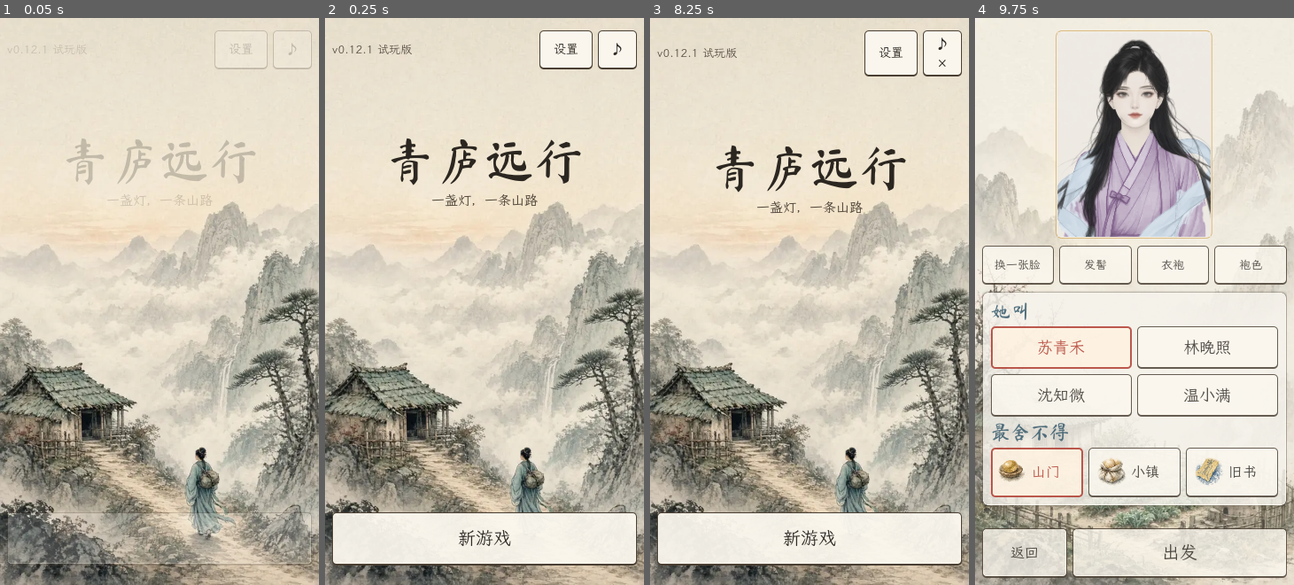
Above: before the commit, frames 1-4 (left to right).
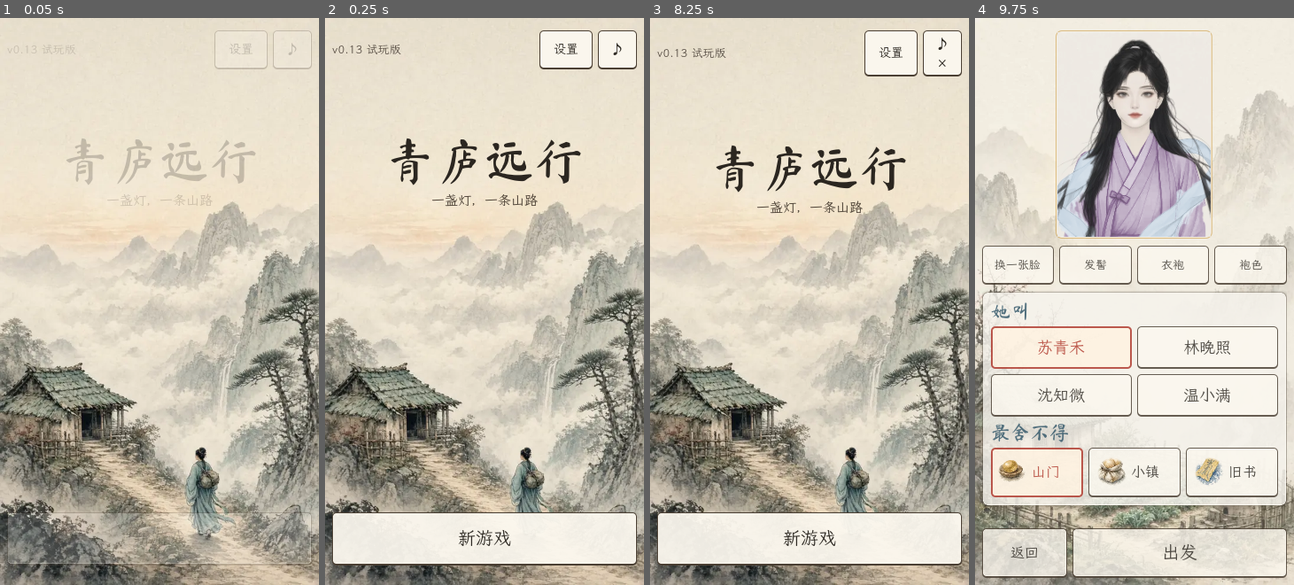
Above: after the commit, the same moments.

Repository: loo0p/qinglu-yuanxing
Game: Godot game, scene res://scenes/Main.tscn
Two runs of this game, one before a commit and one after it. Both use one fixed random seed, a clock stepped at 60 frames per second and the inputs below.
Inputs:
- Up to frame 1 (0.05 s): no input
- Up to frame 2 (0.25 s): no input
- Up to frame 3 (8.25 s): click "设置" at 0.5 s; click "慢" at 1.25 s; click "● 慢" at 2 s; click "中" at 2.75 s; click "● 中" at 3.5 s; click "快" at 4.25 s; click "● 快" at 5 s; click "立即" at 5.75 s; click "● 立即" at 6.5 s; click "回去" at 7.25 s; click "♪" at 8 s
- Up to frame 4 (9.75 s): click "♪×" at 8.75 s; click "新游戏" at 9.5 s

The runs differ from the first frame. In frame 1, less than 0.1% of the frame differs, in the area x 10-28%, y 4-7%; in frame 2, 0.1%; in frame 3, 0.1%, in the area x 9-28%, y 5-8%; in frame 4, less than 0.1%.

Commit message:
v0.13：江湖新人补位（每五年/少于25人每半年）；tests/century_test.gd（她的百年、江湖百年、v2→v3 迁移）；ui_smoke/world_test 跟上月尺度与真实耗时；字库重做（去姑母字）；README/AGENTS/CREDITS 去姑母；版本号 v0.13；调试场景 pack/chron/seclude；设计文档并入 Gemini 评审决定

Diff:
--- a/scripts/main.gd
+++ b/scripts/main.gd
@@ -7,7 +7,7 @@
 const TV = preload("res://scripts/travel.gd")
 const World = preload("res://scripts/world.gd")
 const Store = preload("res://scripts/save_store.gd")
-const VERSION = "v0.12.1 试玩版"
+const VERSION = "v0.13 试玩版"
 const PBox = preload("res://scripts/portrait_box.gd")
 const PLib = preload("res://addons/portrait5/portrait5_lib.gd")
 
@@ -3415,6 +3415,31 @@
 			sheet = ""
 			tab = "home"
 			g.notices.clear()
+			refresh()
+		"pack", "chron", "seclude":
+			# 调试（v0.13）：行囊页 / 她的生平（按年）/ 筑基后闭关二十年出关
+			g.new_game("苏青禾", "sect", 5, true)
+			g.s["portrait"] = _hero_roll("p5")
+			g.s["trips_done"] = 1
+			g.s["extra"] = "field"
+			screen = "game"
+			modal = {}
+			sheet = ""
+			for i in 40:
+				g.tick("biguan")
+				g.world.auto_choose()
+				g.world.close()
+			if cmd == "seclude":
+				g._raise_to(9)
+				g.s["ration"] = 30
+				_seclude("years", 20)
+				tab = "home"
+			elif cmd == "pack":
+				tab = "pack"
+			else:
+				tab = "life"
+			g.notices.clear()
+			_save()
 			refresh()
 		"story", "jianghu", "person", "create_rnd", "life", "guide", "guide_depart":
 			if cmd == "create_rnd":
--- a/scripts/world.gd
+++ b/scripts/world.gd
@@ -712,6 +712,7 @@
 const NPC_CAP := 36
 const BIRTH_P := 0.0025     # 道侣每月生子
 const PUPIL_P := 0.0015     # 筑基以上每月收徒
+const POP_FLOOR := 25       # 在世的人少于这个数，每半年补人
 const HEAD_SECTS := ["青云宗", "玄霜谷", "落霞宫", "万剑门", "药王谷", "血煞门", "阴骨教"]
 
 func _generations() -> void:
@@ -841,6 +842,17 @@
 						keep_rel[k3] = r3
 			c["rel"] = keep_rel
 			gen["n_pruned"] = int(gen["n_pruned"]) + 1
+	# ⑥ 新人补位（v0.13）：每满五年，或在世的人少于 POP_FLOOR，就有一两个新人入江湖（拜宗门或做散修），
+	#    免得百年之后江湖只剩她一个——生子、收徒太慢，补不上寿尽和横死
+	var alive_n := npcs().size()
+	if alive_n < NPC_CAP and ((now > 0 and now % 60 == 0) or (alive_n < POP_FLOOR and now % 6 == 0)):
+		var nn := 1 + (1 if alive_n < POP_FLOOR else 0)
+		for _i in nn:
+			var sect2: String = _ch(HEAD_SECTS + ["散修", "散修"])
+			var nc := _new_char("", sect2, rng.randi_range(0, 3))
+			nc["age"] = float(rng.randi_range(16, 24))
+			chron(nc, "%s，%s。" % [cal_text(now), ("拜入%s" % sect2) if sect2 != "散修" else "初入江湖，做了散修"])
+			gen["n_new"] = int(gen.get("n_new", 0)) + 1
 
 func _surn_len(nm: String) -> int:
 	for sn in SURN:
--- /dev/null
+++ b/tests/century_test.gd
@@ -0,0 +1,169 @@
+extends SceneTree
+## v0.13 百年测试：回合=月以后，一局能不能真的走过几十上百年
+## ① 筑基后长闭关→冲关，结丹、元婴各要多少年；年龄/寿元/历法对得上；寿尽会坐化
+## ② 江湖百年：人会老、会死、有新人补进来，掌门会换，在世人数不塌（≥18），存档不涨爆（<2.5MB）
+## ③ 性能：江湖跑 100 年（1200 个月）在无头模式下 <90 秒
+## ④ 存档迁移：v2 档（含旧开局字段、筑基结局）读成 v3，经历不丢、不报错、筑基从初期接着修
+const GS = preload("res://scripts/game_state.gd")
+const W = preload("res://scripts/world.gd")
+var fails := 0
+var lines: PackedStringArray = []
+
+func ok(c: bool, msg: String) -> void:
+	lines.append(("PASS " if c else "FAIL ") + msg)
+	if not c:
+		fails += 1
+
+func _drain(g) -> void:
+	var guard := 0
+	while g.world != null and not g.world.pending().is_empty() and guard < 20:
+		guard += 1
+		g.world.auto_choose()
+		g.world.close()
+
+## 冲一次大关：心魔题每题挑“对得上”的答案（没有就第一个）
+func _gate(g) -> Dictionary:
+	if not g.start_breakthrough():
+		return {}
+	var r: Dictionary = {}
+	var guard := 0
+	while g.s["loc"] == "xinmo" and guard < 6:
+		guard += 1
+		var q: Dictionary = g.current_xinmo()
+		var pick := 0
+		for i in q["answers"].size():
+			if g.check(q["answers"][i]["consistent_if"]):
+				pick = i
+				break
+		r = g.answer_xinmo(pick)
+	return r
+
+func _init() -> void:
+	var t0 := Time.get_ticks_msec()
+	# ---------- ① 她的百年
+	for seed in [11, 23]:
+		var g = GS.new()
+		g.new_game("林晚照", "sect", seed, true)
+		g.s["guide"] = {}
+		g._raise_to(9)   # 炼气到筑基另有测试（run_tests/ui_smoke）；这里从筑基初期起算
+		var m_zhuji := int(g.s["day"])
+		var hit := {}
+		var guard := 0
+		var ages_ok := true
+		while not g.s["ended"] and guard < 400:
+			guard += 1
+			_drain(g)
+			g.s["ration"] = 30
+			g.biguan("gate", 1)
+			_drain(g)
+			if g.s["ended"]:
+				break
+			if int(g.s["injured"]) > 0 or int(g.s["unstable"]) > 0:
+				g.biguan("days", maxi(int(g.s["injured"]), int(g.s["unstable"])))
+				continue
+			if g.at_gate():
+				var gn: String = g.gate_name()
+				var r := _gate(g)
+				if r.get("ok", false) and not hit.has(gn):
+					hit[gn] = int(g.s["day"])
+			if g.age_y() != int((GS.AGE0 * 12 + int(g.s["day"])) / 12):
+				ages_ok = false
+			if int(g.s["plv"]) >= 15 and hit.has("凝婴"):
+				break
+		var yz := (int(hit.get("结丹", -1)) - m_zhuji) / 12.0
+		var yy := (int(hit.get("凝婴", -1)) - m_zhuji) / 12.0
+		print("seed %d done %.1fs" % [seed, (Time.get_ticks_msec() - t0) / 1000.0])
+		lines.append("种子 %d：筑基→结丹 %.1f 年，→元婴 %.1f 年；结束时 %d 岁 / 寿 %d 岁，%s，江湖第 %d 月" % [seed, yz, yy, g.age_y(), g.age_y() + g.shou_years(), g.realm_text(), int(g.world.w["day"])])
+		ok(hit.has("结丹") or g.s["ended"], "种子 %d：筑基后长闭关能冲到结丹（或寿尽坐化收场）" % seed)
+		if hit.has("结丹"):
+			ok(yz >= 15 and yz <= 120, "种子 %d：筑基→结丹用了 %.1f 年（应在 15–120 年之间，修仙的跨度）" % [seed, yz])
+		ok(ages_ok, "种子 %d：年龄始终 = 开局年龄 + 月数/12" % seed)
+		ok(int(g.world.w["day"]) == int(g.s["day"]), "种子 %d：江湖与她同一本历（%d / %d 月）" % [seed, int(g.world.w["day"]), int(g.s["day"])])
+		# 存档往返
+		var js := JSON.stringify(g.to_dict())
+		var g2 = GS.new()
+		ok(g2.from_dict(JSON.parse_string(js)) and int(g2.s["day"]) == int(g.s["day"]) and int(g2.s["plv"]) == int(g.s["plv"]), "种子 %d：百年后的存档读回一致" % seed)
+		lines.append("  存档 %.0f KB" % (js.length() / 1024.0))
+		ok(js.length() < 2500 * 1024, "种子 %d：存档 %.0f KB < 2.5 MB" % [seed, js.length() / 1024.0])
+	# 寿尽：把寿元拨到 2 个月，闭关两个月就该坐化
+	var g3 = GS.new()
+	g3.new_game("苏青禾", "sect", 5, false)
+	g3.s["shouyuan"] = 2
+	g3.s["ration"] = 30
+	g3.biguan("days", 6)
+	ok(g3.s["ended"] and g3.s["ending"] == "zuohua", "寿元耗尽 → 坐化结局")
+	# ---------- ② 江湖百年（她一直闭关，江湖照常）
+	var t1 := Time.get_ticks_msec()
+	var g4 = GS.new()
+	g4.new_game("林晚照", "sect", 77, true)
+	g4.s["guide"] = {}
+	g4._raise_to(12)
+	var m4 := int(g4.world.w["day"])
+	var first_ids := {}
+	for c in g4.world.npcs():
+		first_ids[int(c["id"])] = float(c["age"])
+	var min_alive := 999
+	var yr_counts := []
+	for y in 100:
+		g4.s["ration"] = 30
+		g4.s["shouyuan"] = 9999
+		g4.s["xiuwei"] = 0   # 不让她修满提前出关：这一段只看江湖
+		g4.biguan("days", 12)
+		_drain(g4)
+		var n: int = g4.world.npcs().size()
+		min_alive = mini(min_alive, n)
+		if y % 20 == 19:
+			yr_counts.append("%d年:%d人" % [y + 1, n])
+	var dt := (Time.get_ticks_msec() - t1) / 1000.0
+	var gen: Dictionary = g4.world.w.get("gen", {})
+	var still := 0
+	var aged_ok := true
+	for c in g4.world.npcs():
+		if first_ids.has(int(c["id"])):
+			still += 1
+			if absf(float(c["age"]) - first_ids[int(c["id"])] - 100.0) > 1.0:
+				aged_ok = false
+	lines.append("江湖百年：%s；最少 %d 人；开局的人还在世 %d 个；生子 %d、子女入仙途 %d、收徒 %d、新人 %d、掌门更替 %d、压缩旧人 %d；用时 %.1f 秒" % [", ".join(yr_counts), min_alive, still, int(gen.get("n_birth", 0)), int(gen.get("n_come", 0)), int(gen.get("n_pupil", 0)), int(gen.get("n_new", 0)), int(gen.get("n_succ", 0)), int(gen.get("n_pruned", 0)), dt])
+	ok(int(g4.world.w["day"]) - m4 == 1200, "江湖走满 100 年（%d 月）" % (int(g4.world.w["day"]) - m4))
+	ok(min_alive >= 18, "百年里在世的人最少 %d（≥18，不会只剩她一个）" % min_alive)
+	ok(still < first_ids.size(), "开局的人百年后有人寿尽/亡故（还在 %d/%d）" % [still, first_ids.size()])
+	ok(aged_ok, "还在世的老人恰好老了 100 岁")
+	ok(int(gen.get("n_new", 0)) + int(gen.get("n_come", 0)) + int(gen.get("n_pupil", 0)) >= 10, "百年里有新人入江湖（生子/收徒/补位）")
+	ok(int(gen.get("n_succ", 0)) >= 1, "百年里至少换过一次掌门")
+	ok(dt < 90.0, "江湖百年用时 %.1f 秒 < 90" % dt)
+	var js4 := JSON.stringify(g4.to_dict())
+	lines.append("  百年存档 %.0f KB" % (js4.length() / 1024.0))
+	ok(js4.length() < 2500 * 1024, "江湖百年存档 %.0f KB < 2.5 MB" % (js4.length() / 1024.0))
+	var nl := 0
+	for x in g4.s["log"]:
+		if String(x["text"]).contains("青庐") and String(x["text"]).contains("年"):
+			nl += 1
+	ok(nl >= 1, "生平里按“青庐 N 年”记年月（%d 条）" % nl)
+	# ---------- ④ v2 → v3 迁移
+	var g5 = GS.new()
+	g5.new_game("沈知微", "sect", 9, true)
+	for i in 30:
+		g5.biguan_day()
+	var d: Dictionary = JSON.parse_string(JSON.stringify(g5.to_dict()))
+	d["v"] = 2
+	d["cherish"] = "aunt"
+	d["aunt_ration"] = 40
+	d.erase("tu")
+	d["ended"] = true
+	d["ending"] = "zhuji"
+	d["loc"] = "ending"
+	var n_log := int(d["log"].size())
+	var g6 = GS.new()
+	var loaded: bool = g6.from_dict(d)
+	ok(loaded and int(g6.s["v"]) == 3, "v2 档（含旧开局字段）读成 v3，不报错")
+	ok(int(g6.s["day"]) == 30 and int(g6.s["log"].size()) >= n_log, "迁移后经历一件不丢（第 N 日记作第 N 月）")
+	ok(not g6.s["ended"] and int(g6.s["plv"]) == 9 and g6.s["loc"] == "home", "旧档的筑基结局 → 从筑基初期接着修")
+	ok(not g6.s.has("aunt_ration") and String(g6.s["cherish"]) != "aunt", "旧开局的亲戚字段并掉（干粮入仓）")
+	ok(int(g6.s["shouyuan"]) > 0 and g6.age_y() + g6.shou_years() <= 200 + 1, "迁移后寿元按筑基寿限重算（%d 岁 / 寿 %d 岁）" % [g6.age_y(), g6.age_y() + g6.shou_years()])
+	g6.s["ration"] = 30
+	ok(g6.biguan("days", 3) == 3, "迁移后照常闭关过月")
+	lines.append("总用时 %.1f 秒" % ((Time.get_ticks_msec() - t0) / 1000.0))
+	lines.append("百年测试：%s（%d 项失败）" % ["PASS" if fails == 0 else "FAIL", fails])
+	for l in lines:
+		print(l)
+	quit(0 if fails == 0 else 1)
--- a/tests/ui_smoke.gd
+++ b/tests/ui_smoke.gd
@@ -127,7 +127,7 @@
 func _go() -> void:
 	var ok := true
 	ok = ok and seq(["新游戏", "出发", "知道了"])
-	# 新手提示：新局第 1 日在青庐有姑母的字条；“记下了”后不再出；去历练页又有一张
+	# 新手提示：新局第 1 日在青庐有《旧主手记》里的提示；“记下了”后不再出；去历练页又有一张
 	var gd_ok: bool = main.g.s.has("guide") and _find("记下了") != null
 	gd_ok = gd_ok and click("记下了") and _find("记下了") == null
 	main.tab = "depart"; main.refresh()
--- a/tests/world_test.gd
+++ b/tests/world_test.gd
@@ -437,12 +437,14 @@
 	for i in 30:
 		m.tick("biguan")
 		m.world.auto_choose()
-	ok(int(m.world.w["day"]) == 30 and m.world.w["events"].size() > 0, "迁移后江湖随闭关日推进（事件 %d 件）" % m.world.w["events"].size())
+	# v0.13（P0#5）：选了“结伴走一程/去寻…”这类选项会真的多过几个月，所以只要求 ≥30 且江湖与她同一本历
+	var d30 := int(m.s["day"])
+	ok(d30 >= 30 and int(m.world.w["day"]) == d30 and m.world.w["events"].size() > 0, "迁移后江湖随闭关月推进（%d 月，事件 %d 件）" % [d30, m.world.w["events"].size()])
 	for i in 3:
 		m.tick("road")
-	ok(int(m.world.w["day"]) == 33, "路上的日子照走（v0.9 起路上也可能碰上事，见“路上奇遇”测试）")
+	ok(int(m.world.w["day"]) == d30 + 3, "路上的日子照走（v0.9 起路上也可能碰上事，见“路上奇遇”测试）")
 	var m2 = GS.new()
-	ok(m2.from_dict(JSON.parse_string(JSON.stringify(m.to_dict()))) and m2.world != null and int(m2.world.w["day"]) == 33, "带江湖的 v2 存档往返")
+	ok(m2.from_dict(JSON.parse_string(JSON.stringify(m.to_dict()))) and m2.world != null and int(m2.world.w["day"]) == d30 + 3, "带江湖的存档往返")
 	ok(int(m2.s["v"]) == GS.SAVE_VERSION, "存档版本号 = %d" % GS.SAVE_VERSION)
 	# ---------------------------------------------------------------- v0.8（Gemini 评审 v4 后的修正）
 	var q = W.new()
@@ -495,7 +497,8 @@
 			xa.tick(true); xa.auto_choose()
 		met_a += xa.acquaintances().size() / 6.0
 	lines.append("v0.8 焦点社交圈：80 日平均结识 %.1f 人" % met_a)
-	ok(met_a <= 14.0, "80 日内结识的人不再无限增长（%.1f ≤ 14）" % met_a)
+	# v0.13：80 回合 = 六年多，且每五年有新人补位（world._generations ⑥），阈值 14 → 15
+	ok(met_a <= 15.0, "80 个月内结识的人不再无限增长（%.1f ≤ 15）" % met_a)
 	# 骨龄比：新人物（pv 9）金丹百岁不显老；旧人物（pv 8）仍按 75 岁
 	var jd := {"sex": "男", "age": 100.0, "lv": 12, "sect": "散修", "pv": 9}
 	var jd8 := jd.duplicate(); jd8["pv"] = 8
Binary file changed: fonts/MaShanZheng-sub.ttf
Binary file changed: fonts/WenKai-sub.ttf
Not shown, changed: fonts/glyphs.txt
Not shown, changed: fonts/glyphs_brush.txt
Not shown, added: tests/century_test.gd.uid
Not shown, changed: AGENTS.md
Not shown, changed: CREDITS.md
Not shown, changed: README.md
Not shown, changed: docs/design/redesign-v0.13.md
Not shown, changed: tools/make_font.py
Not shown, changed: tools/run_tests.sh
